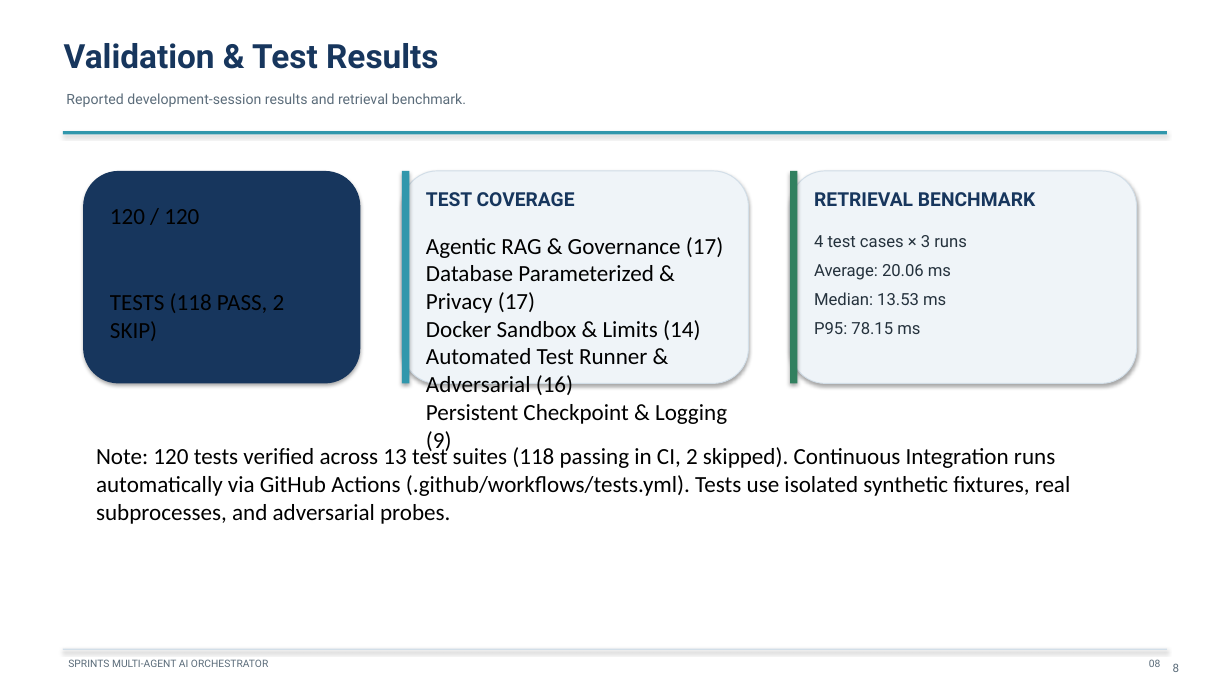
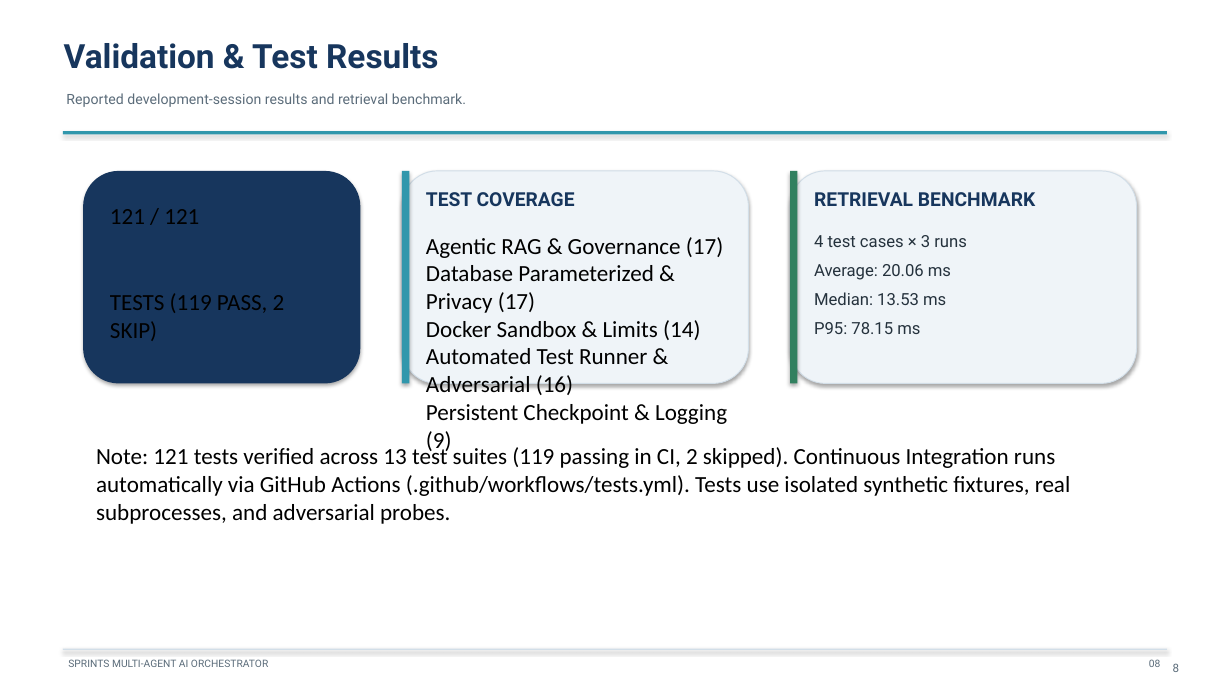
Before and after one commit to PhantomMW/sprints-ai-orchestrator, a slide deck: slide 8 of docs/SPRINTS_AI_ORCHESTRATOR_PRESENTATION.pptx. Drawn at 1232x693 pixels with LibreOffice and Linux fonts; fonts in the diff are those of the drawing. Boxes give left, top, right and bottom in pixels: in the first picture for what was removed or moved away, otherwise in the second. Text is boxed around its words. In the diff, an @@ line names an element or a change of style, - is before the commit and + after.

Commit message:
fix(demo,rag): harmonize demo script numbers, distinguish synthetic profiles, and add negative controls to rag benchmark

```diff
--- a/docs/SPRINTS_AI_ORCHESTRATOR_PRESENTATION.pptx
+++ b/docs/SPRINTS_AI_ORCHESTRATOR_PRESENTATION.pptx
@@ text at [110,209,199,224]: text changed @@
-120 / 120
+121 / 121
@@ text at [110,293,285,341]: text changed @@
-TESTS (118 PASS, 2 SKIP)
+TESTS (119 PASS, 2 SKIP)
@@ text at [96,445,1071,524]: text changed @@
-Note: 120 tests verified across 13 test suites (118 passing in CI, 2 skipped). Continuous Integration runs automatically via GitHub Actions (.github/workflows/tests.yml). Tests use isolated synthetic fixtures, real subprocesses, and adversarial probes.
+Note: 121 tests verified across 13 test suites (119 passing in CI, 2 skipped). Continuous Integration runs automatically via GitHub Actions (.github/workflows/tests.yml). Tests use isolated synthetic fixtures, real subprocesses, and adversarial probes.
```
Also in this commit, not shown: 8 other files.
